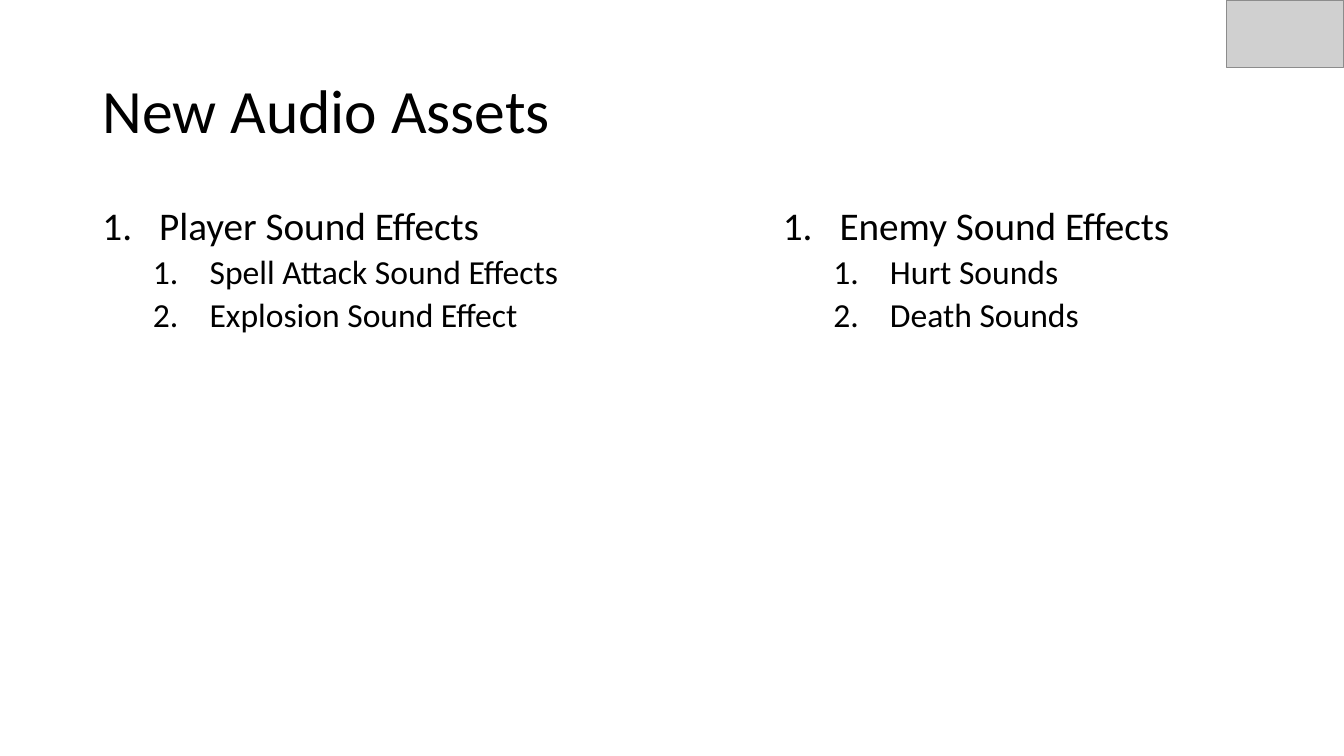
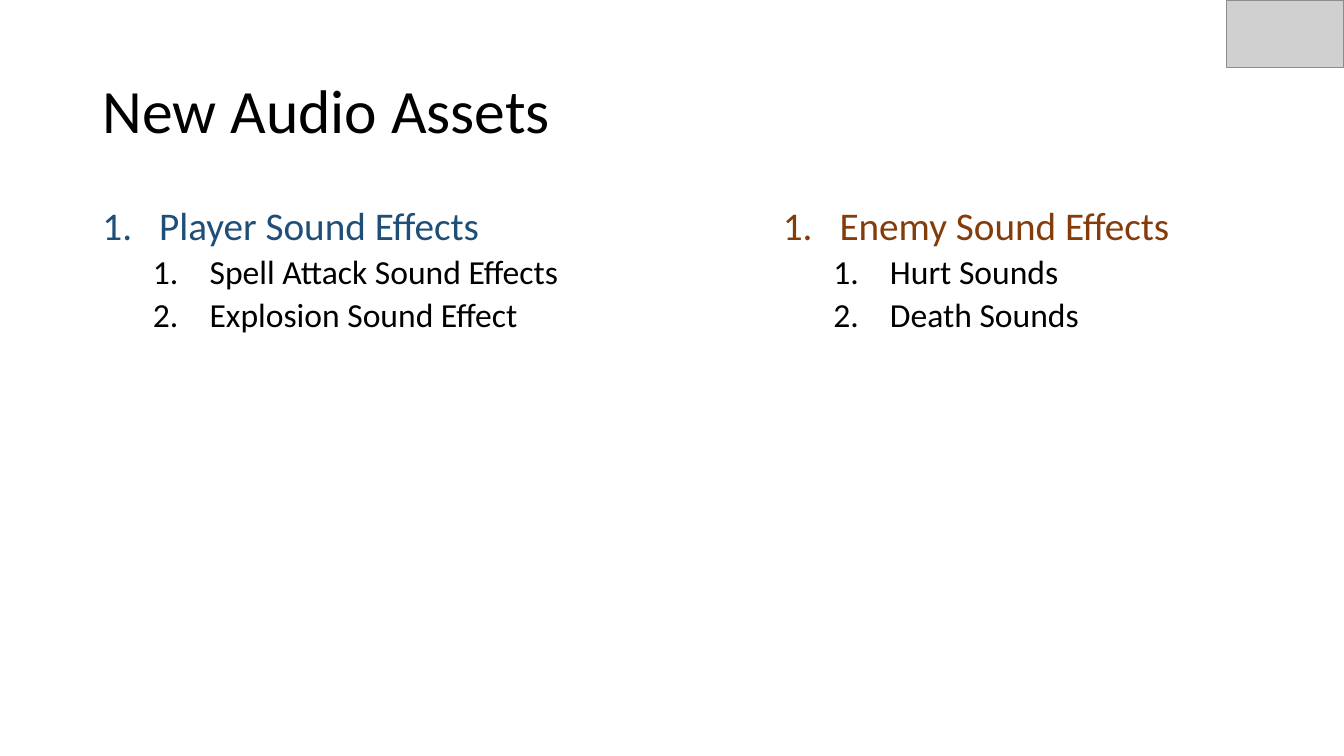
Before and after one commit to EliAnonymouse17/GDAfinal, a slide deck: slide 6 of Documentation/PresentationAlpha.pptx. Drawn at 1344x756 pixels with LibreOffice and Linux fonts; fonts in the diff are those of the drawing; grey boxes stand for pictures. Boxes give left, top, right and bottom in pixels: in the first picture for what was removed or moved away, otherwise in the second. Text is boxed around its words. In the diff, an @@ line names an element or a change of style, - is before the commit and + after.

```diff
--- a/Documentation/PresentationAlpha.pptx
+++ b/Documentation/PresentationAlpha.pptx
@@ text at (x1=159, y1=212, x2=479, y2=247): text colour #000000 to #1F4E79 in "Player Sound Effects" @@
@@ text at (x1=840, y1=212, x2=1169, y2=247): text colour #000000 to #843C0B in "Enemy Sound Effects" @@
```
Also in this commit, not shown: 9 other slides changed.
